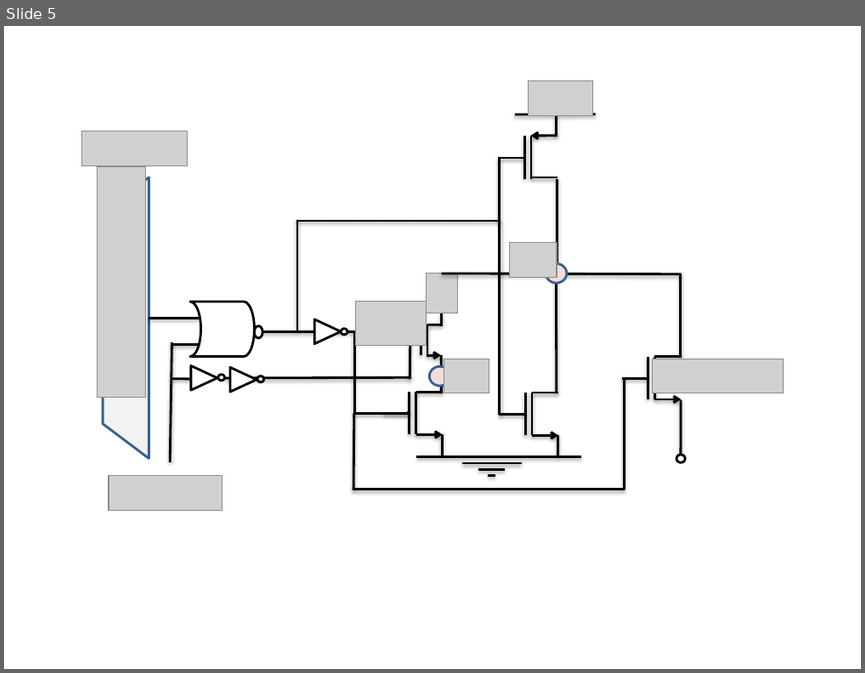
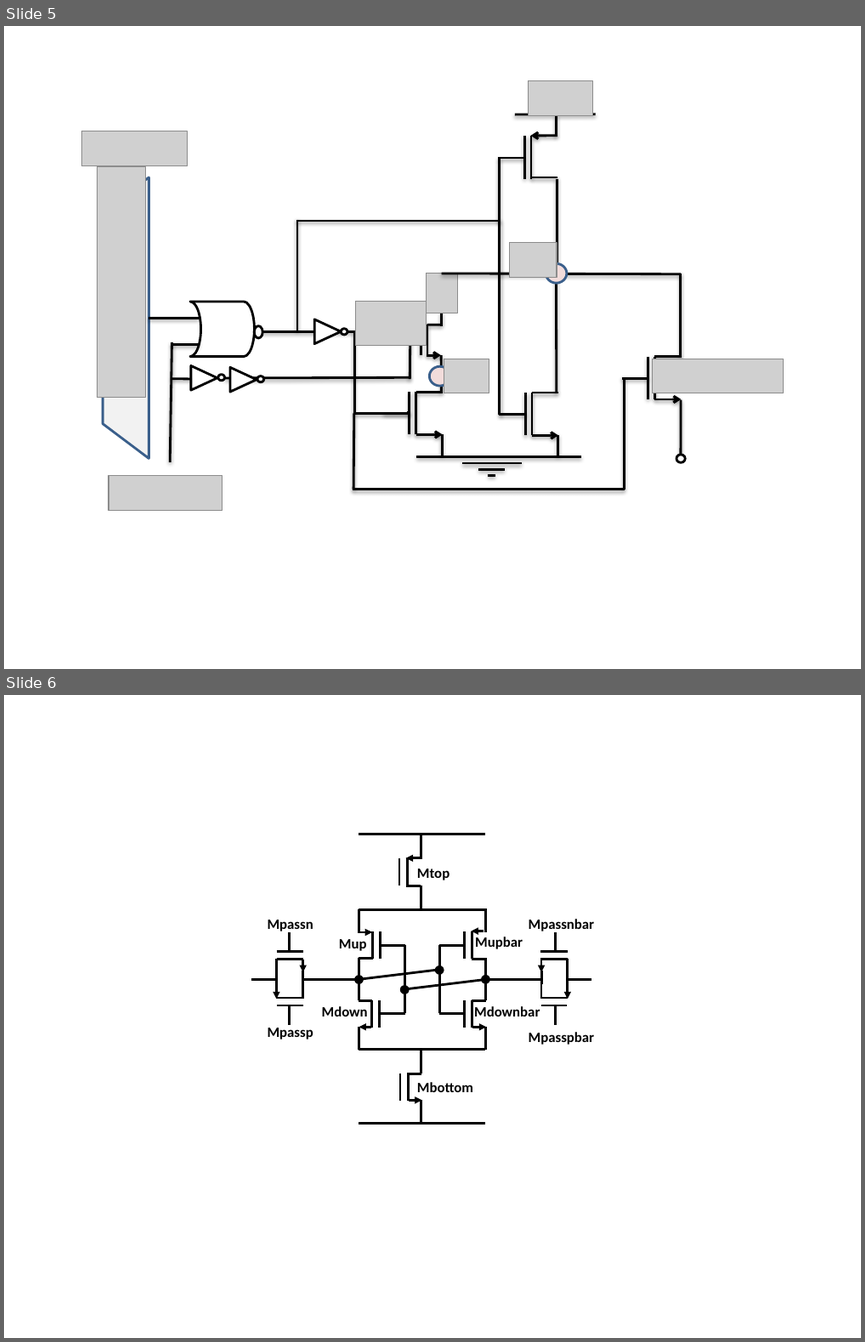
Before and after one commit to alexander-standaert/Thesis-Design-of-RRam, a slide deck: Thesis/fig/figure presentation.pptx. Shown one above the other, each under a label of ours: slide 5 before the commit, slides 5 and 6 after it. The pictures are 865x673 and 865x1342 pixels, drawn with LibreOffice and Linux fonts; fonts in the diff are those of the drawing; grey boxes stand for pictures. Boxes give left, top, right and bottom in pixels: in the first picture for what was removed or moved away, otherwise in the second. Text is boxed around its words. In the diff, an @@ line names an element or a change of style, - is before the commit and + after.

```diff
--- a/Thesis/fig/figure presentation.pptx
+++ b/Thesis/fig/figure presentation.pptx
@@ slide 6 added at [4, 695, 861, 1338], background #FFFFFF @@
@@ group added at [251, 834, 595, 1124]: 64 lines, 10 arrows, 10 texts, 4 ellipses @@
+Mtop
+Mup
+Mupbar
+Mdown
+Mdownbar
+Mbottom
+Mpassn
+Mpassp
+Mpassnbar
+Mpasspbar
```
Also in this commit, not shown: 5 other slides added, 43 other files.
